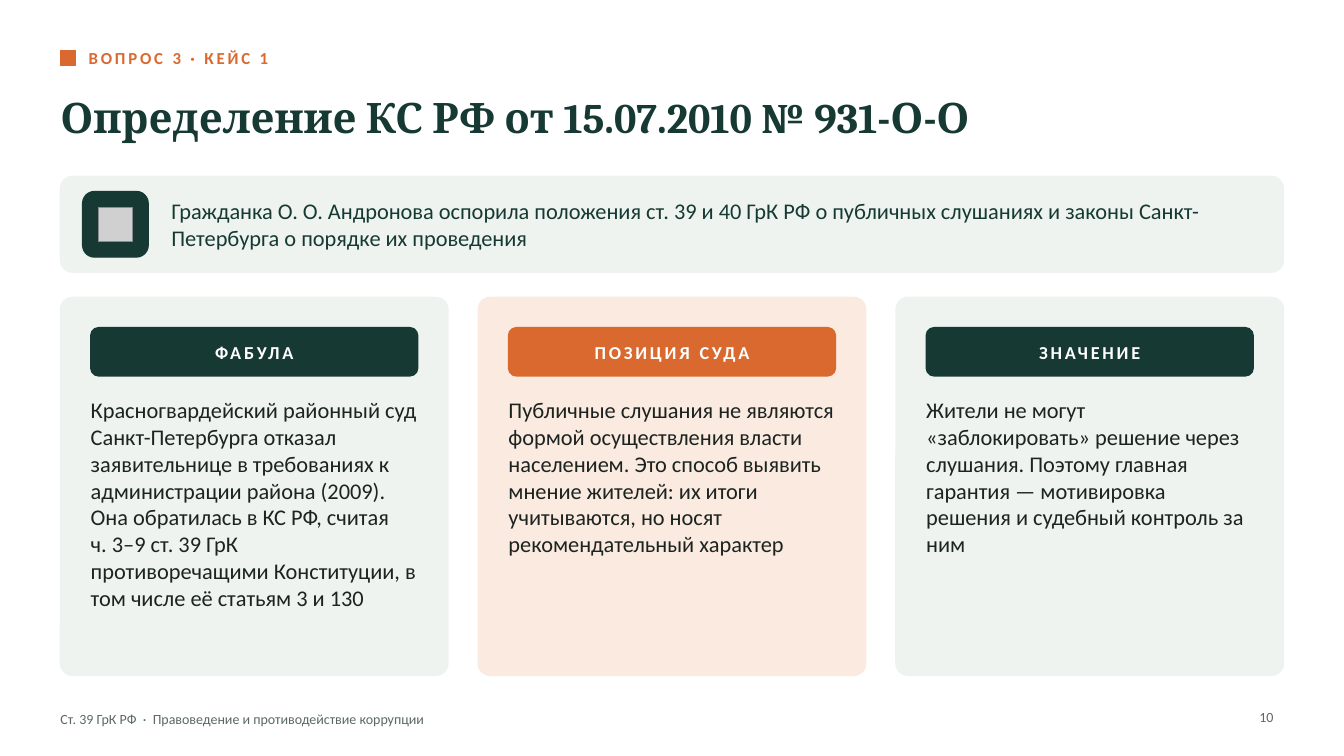
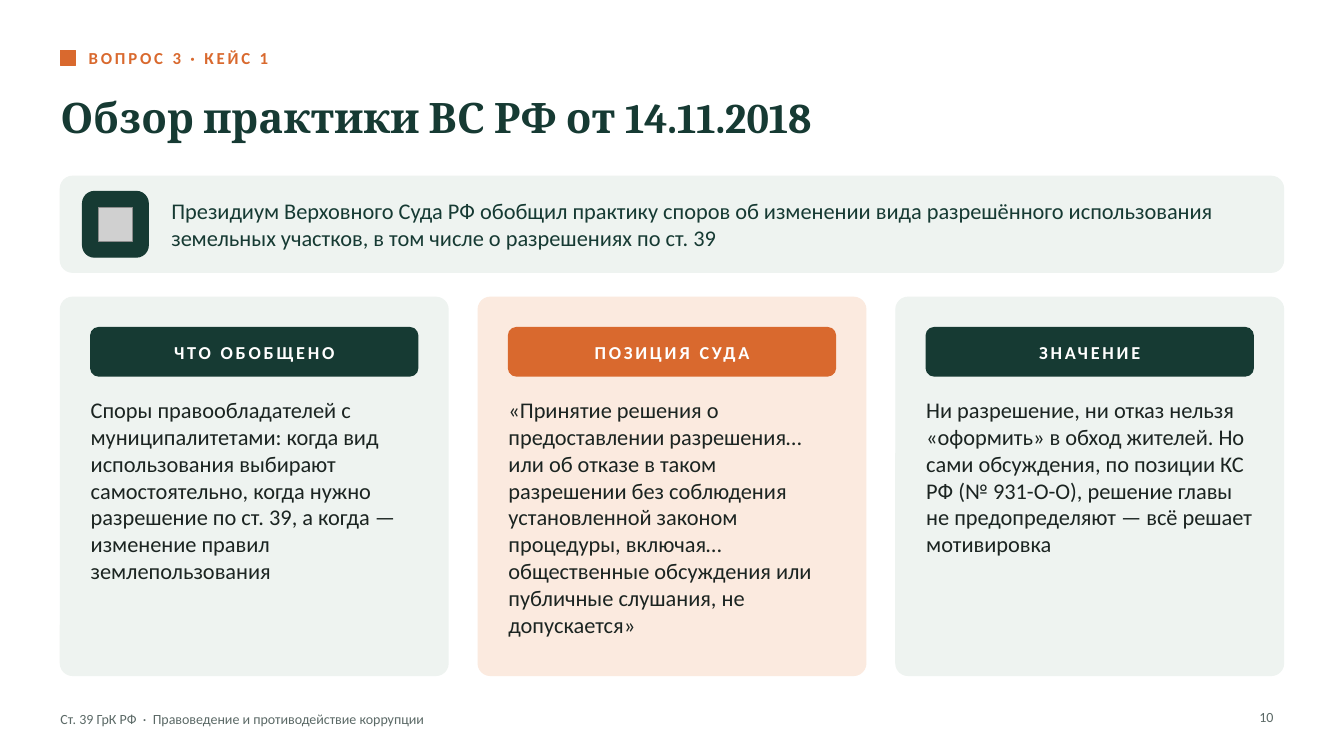
Before and after one commit to danok12/danok12, a slide deck: slide 10 of ucheba/pravovedenie-grk/Ст. 39 ГрК РФ — презентация.pptx. Drawn at 1344x756 pixels with LibreOffice and Linux fonts; fonts in the diff are those of the drawing; grey boxes stand for pictures. Boxes give left, top, right and bottom in pixels: in the first picture for what was removed or moved away, otherwise in the second. Text is boxed around its words. In the diff, an @@ line names an element or a change of style, - is before the commit and + after.

```diff
--- a/ucheba/pravovedenie-grk/Ст. 39 ГрК РФ — презентация.pptx
+++ b/ucheba/pravovedenie-grk/Ст. 39 ГрК РФ — презентация.pptx
@@ text at bbox=[60, 100, 811, 143]: text changed @@
-Определение КС РФ от 15.07.2010 № 931-О-О
+Обзор практики ВС РФ от 14.11.2018
@@ text at bbox=[171, 204, 1213, 250]: text changed @@
-Гражданка О. О. Андронова оспорила положения ст. 39 и 40 ГрК РФ о публичных слушаниях и законы Санкт-Петербурга о порядке их проведения
+Президиум Верховного Суда РФ обобщил практику споров об изменении вида разрешённого использования земельных участков, в том числе о разрешениях по ст. 39
@@ text at bbox=[174, 347, 335, 362]: text changed @@
-ФАБУЛА
+ЧТО ОБОБЩЕНО
@@ text at bbox=[91, 403, 378, 579]: text changed @@
-Красногвардейский районный суд Санкт-Петербурга отказал заявительнице в требованиях к администрации района (2009). Она обратилась в КС РФ, считая ч. 3–9 ст. 39 ГрК противоречащими Конституции, в том числе её статьям 3 и 130
+Споры правообладателей с муниципалитетами: когда вид использования выбирают самостоятельно, когда нужно разрешение по ст. 39, а когда — изменение правил землепользования
@@ text at bbox=[508, 403, 812, 637]: text changed @@
-Публичные слушания не являются формой осуществления власти населением. Это способ выявить мнение жителей: их итоги учитываются, но носят рекомендательный характер
+«Принятие решения о предоставлении разрешения… или об отказе в таком разрешении без соблюдения установленной законом процедуры, включая… общественные обсуждения или публичные слушания, не допускается»
@@ text at bbox=[926, 403, 1252, 556]: text changed @@
-Жители не могут «заблокировать» решение через слушания. Поэтому главная гарантия — мотивировка решения и судебный контроль за ним
+Ни разрешение, ни отказ нельзя «оформить» в обход жителей. Но сами обсуждения, по позиции КС РФ (№ 931-О-О), решение главы не предопределяют — всё решает мотивировка
```
Also in this commit, not shown: 4 other slides changed, 5 other files.
